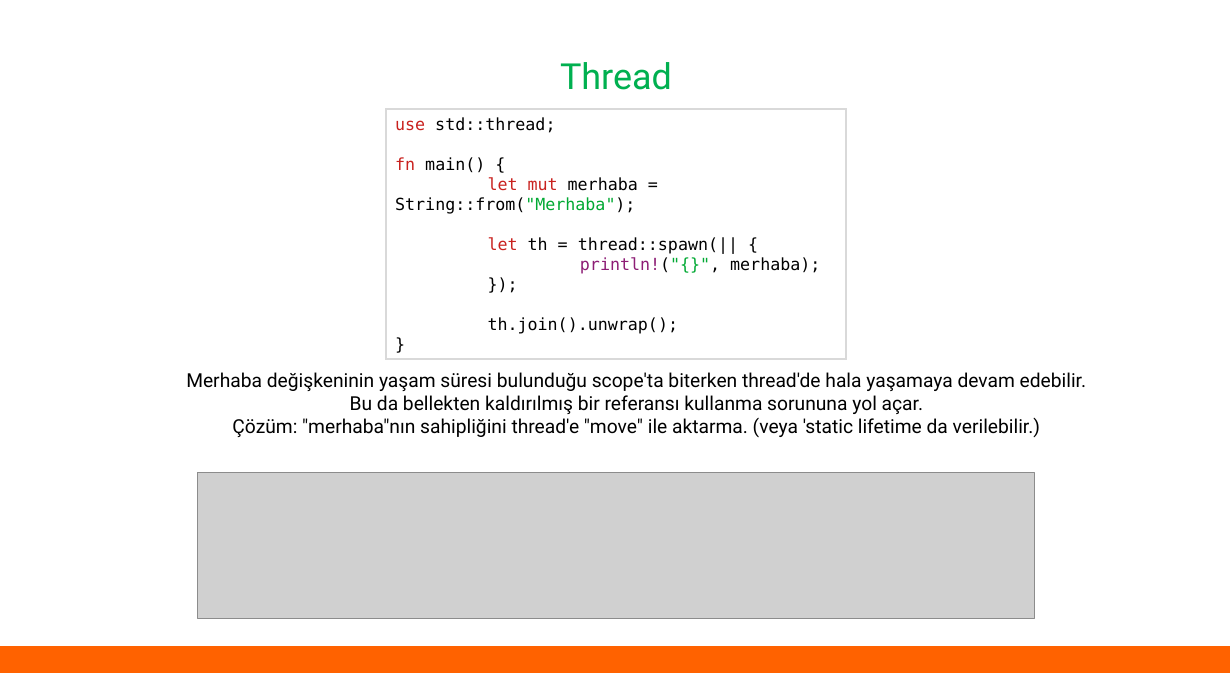
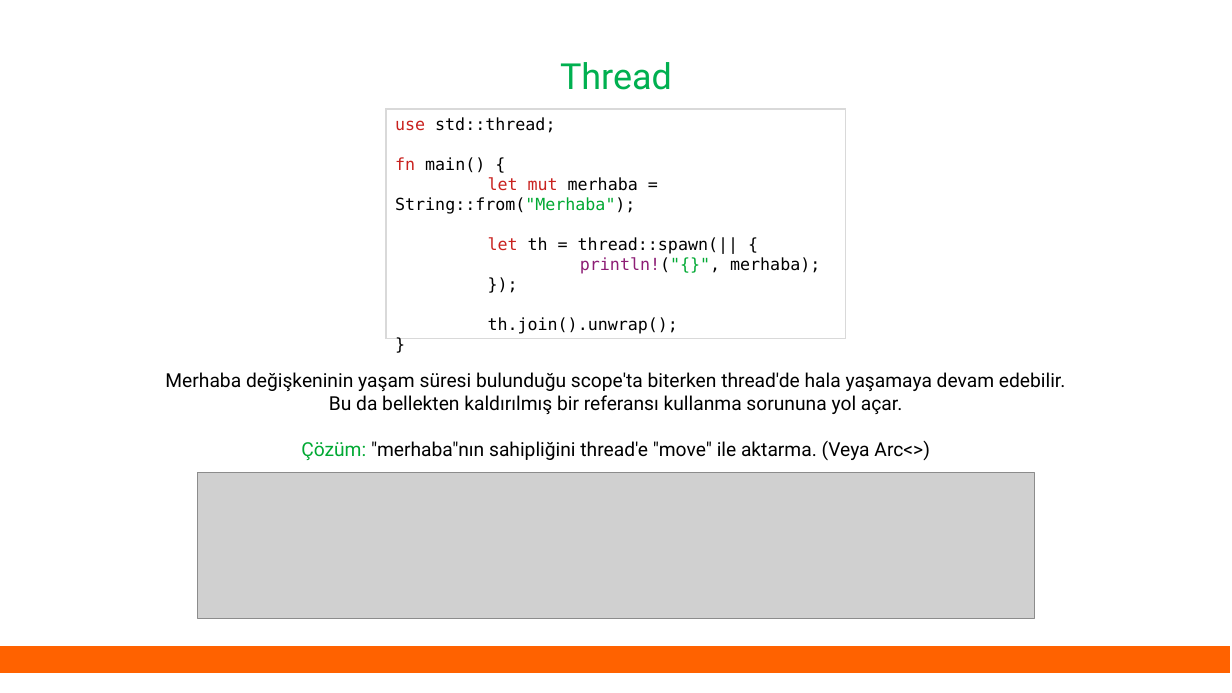
Before and after one commit to eminfedar/rust-tr-ders-slaytlari, a slide deck: slide 6 of rust_egitim_5_threads.odp. Drawn at 1232x693 pixels with LibreOffice and Linux fonts; fonts in the diff are those of the drawing; grey boxes stand for pictures. Boxes give left, top, right and bottom in pixels: in the first picture for what was removed or moved away, otherwise in the second. Text is boxed around its words. In the diff, an @@ line names an element or a change of style, - is before the commit and + after.

```diff
--- a/rust_egitim_5_threads.odp
+++ b/rust_egitim_5_threads.odp
@@ rectangle "use std::thread;": place and size @@
-rectangle "use std::thread;" at [386, 109, 847, 359]
+rectangle "use std::thread;" at [386, 109, 847, 338]
@@ text at [301, 441, 929, 460]: text changed @@
-Çözüm: "merhaba"nın sahipliğini thread'e "move" ile aktarma. (veya 'static lifetime da verilebilir.)
+Çözüm: "merhaba"nın sahipliğini thread'e "move" ile aktarma. (Veya Arc<>)
```
Also in this commit, not shown: 19 other slides changed, 4 slides added, 1 slide removed, 3 other files.
